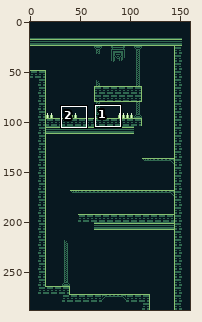
Edited in one commit: sprite sheet (Wizard_ProjectFile/assets/backgrounds/LevelB_1-2.png). Above, an overview of the earlier version with the close-up marked.
Close-up. Before the commit:
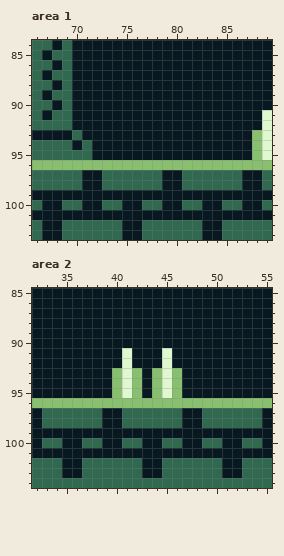
The file is 160x288 pixels. Shown: area 1: x 66..89, y 84..103; area 2: x 32..55, y 85..104. The commit also changed other parts of the picture, which this record leaves out.
The same view after the edit:
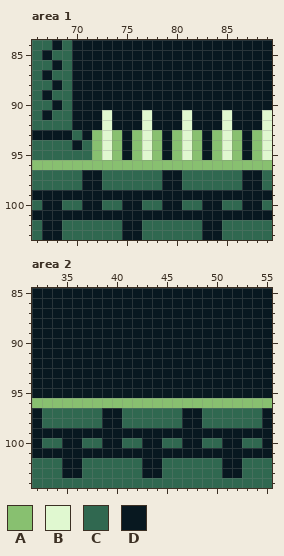
Palette (. is transparent): A #88c070  B #e0f8d0  C #306850  D #081820
The exact change:
{"where": "area 1"}
{"y":91,"x":73,"old":"D","new":"B"}
{"y":91,"x":77,"old":"D","new":"B"}
{"y":91,"x":81,"old":"D","new":"B"}
{"y":91,"x":85,"old":"D","new":"B"}
{"y":92,"x":73,"old":"D","new":"B"}
{"y":92,"x":77,"old":"D","new":"B"}
{"y":92,"x":81,"old":"D","new":"B"}
{"y":92,"x":85,"old":"D","new":"B"}
{"y":93,"x":72,"old":"DDD","new":"ABA"}
{"y":93,"x":76,"old":"DDD","new":"ABA"}
{"y":93,"x":80,"old":"DDD","new":"ABA"}
{"y":93,"x":84,"old":"DDD","new":"ABA"}
{"y":94,"x":72,"old":"DDD","new":"ABA"}
{"y":94,"x":76,"old":"DDD","new":"ABA"}
{"y":94,"x":80,"old":"DDD","new":"ABA"}
{"y":94,"x":84,"old":"DDD","new":"ABA"}
{"y":95,"x":72,"old":"DDD","new":"ABA"}
{"y":95,"x":76,"old":"DDD","new":"ABA"}
{"y":95,"x":80,"old":"DDD","new":"ABA"}
{"y":95,"x":84,"old":"DDD","new":"ABA"}
{"where": "area 2"}
{"y":91,"x":41,"old":"B","new":"D"}
{"y":91,"x":45,"old":"B","new":"D"}
{"y":92,"x":41,"old":"B","new":"D"}
{"y":92,"x":45,"old":"B","new":"D"}
{"y":93,"x":40,"old":"ABA","new":"DDD"}
{"y":93,"x":44,"old":"ABA","new":"DDD"}
{"y":94,"x":40,"old":"ABA","new":"DDD"}
{"y":94,"x":44,"old":"ABA","new":"DDD"}
{"y":95,"x":40,"old":"ABA","new":"DDD"}
{"y":95,"x":44,"old":"ABA","new":"DDD"}
{"label":"changed","picture_box":[92,110,242,160]}
{"label":"changed","picture_box":[112,348,182,398]}
